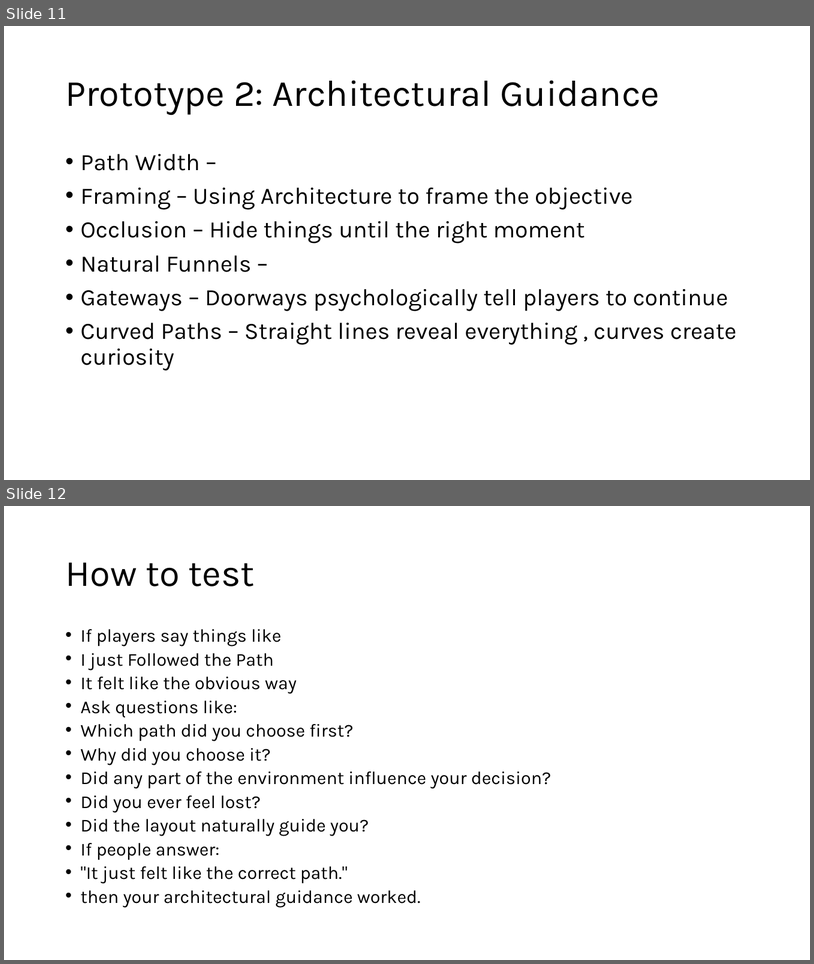
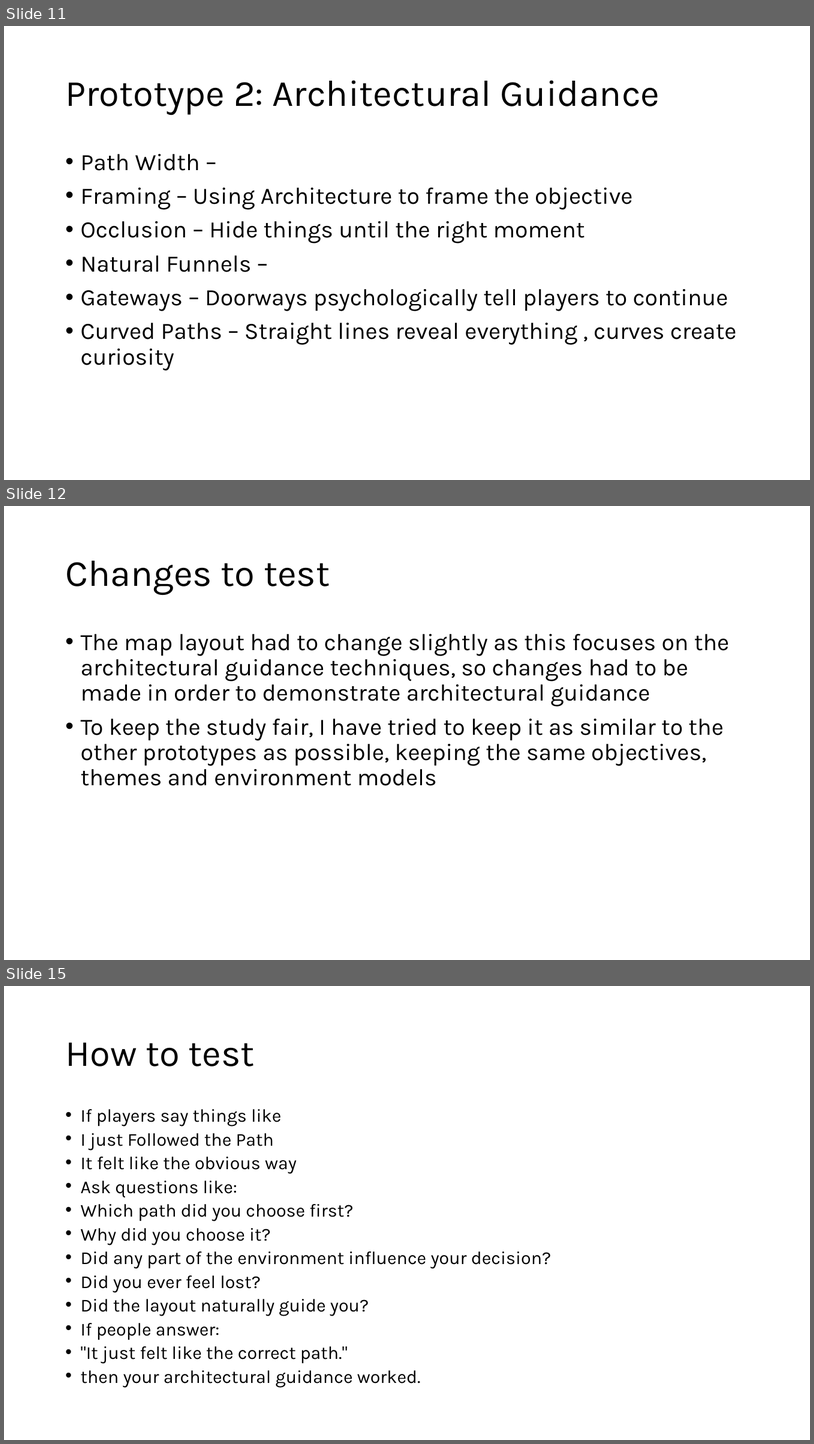
Before and after one commit to Mdot5596/MA-Dissertation, a slide deck: Project/1-LIGHTING.pptx. Shown one above the other, each under a label of ours: slides 11 and 12 before the commit, slides 11, 12 and 15 after it; the slides between them are not shown. The pictures are 814x964 and 814x1444 pixels, drawn with LibreOffice and Linux fonts; fonts in the diff are those of the drawing. Boxes give left, top, right and bottom in pixels: in the first picture for what was removed or moved away, otherwise in the second. Text is boxed around its words. In the diff, an @@ line names an element or a change of style, - is before the commit and + after.

```diff
--- a/Project/1-LIGHTING.pptx
+++ b/Project/1-LIGHTING.pptx
@@ slide 12 added at [4, 506, 810, 960], background #FFFFFF @@
@@ title added at [65, 561, 330, 595], 44 pt, text #000000 @@
+Changes to test
@@ text added at [81, 634, 729, 786], 28 pt, text #000000 @@
+• The map layout had to change slightly as this focuses on the architectural guidance techniques, so changes had to be made in order to demonstrate architectural guidance
+• To keep the study fair, I have tried to keep it as similar to the other prototypes as possible, keeping the same objectives, themes and environment models
@@ what was slide 12 is now slide 15 @@
```
Also in this commit, not shown: 2 other slides added.
